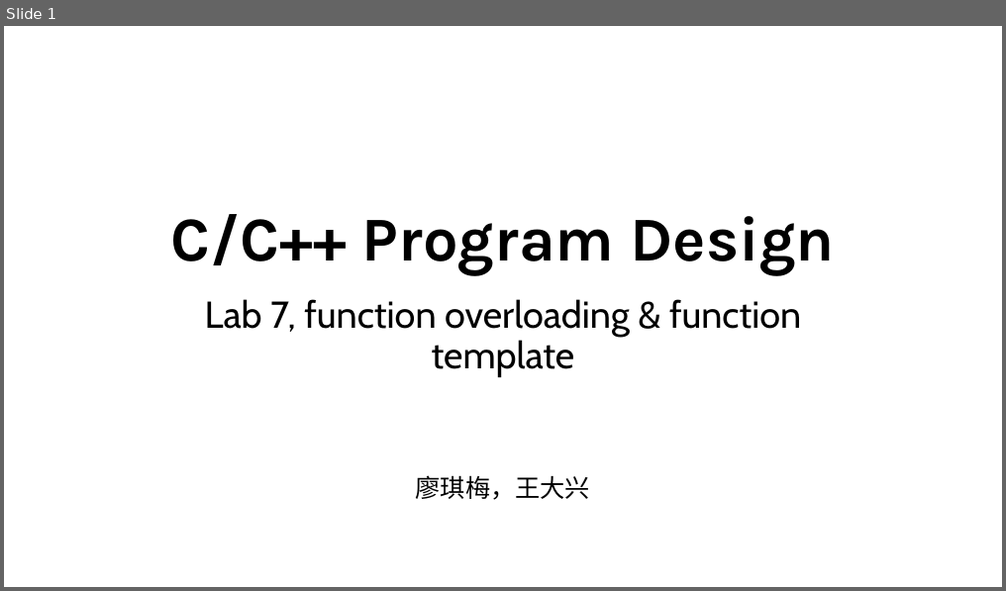
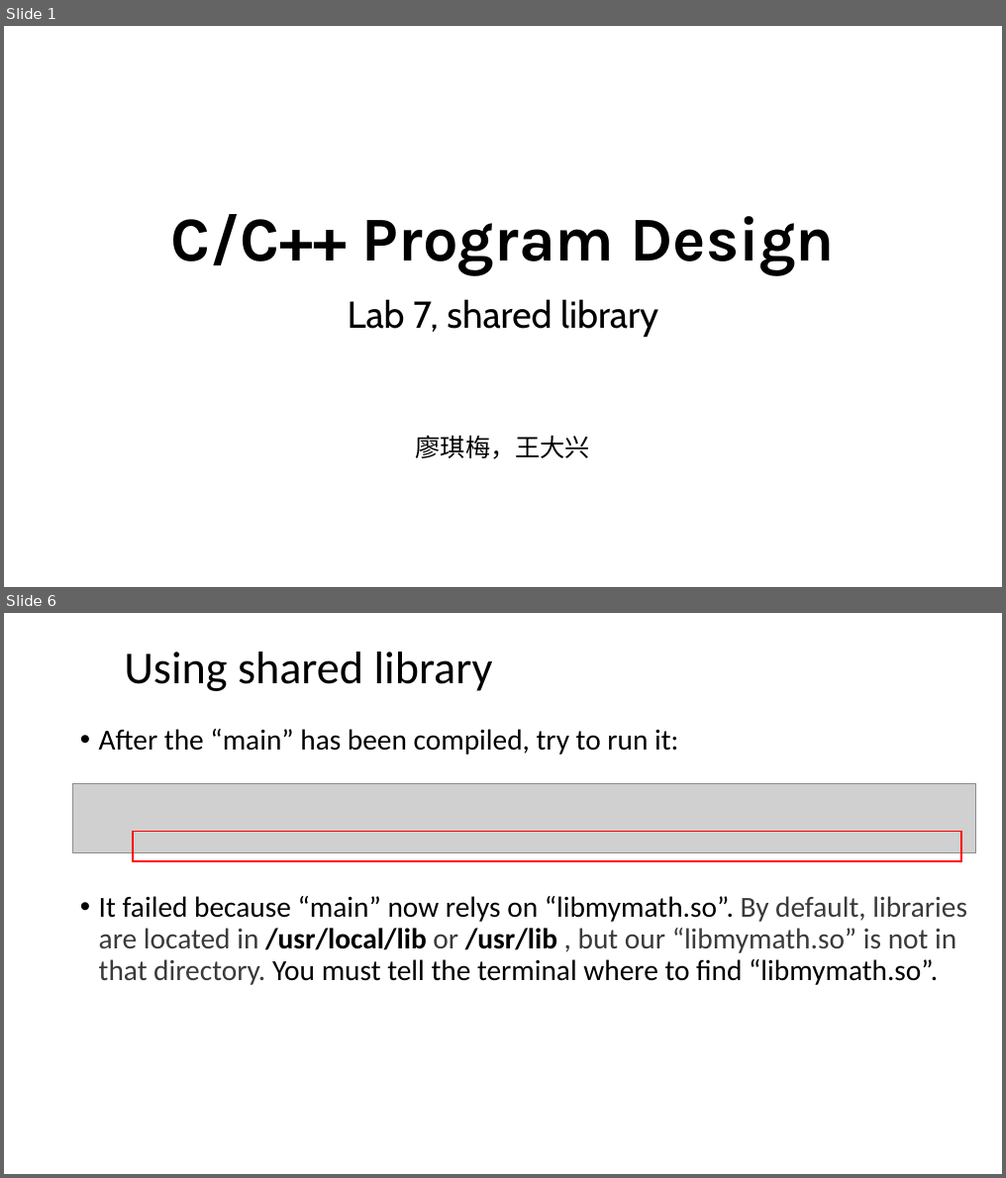
Before and after one commit to ShiqiYu/CPP, a slide deck: week07/Lab07.pptx. Shown one above the other, each under a label of ours: slide 1 before the commit, slides 1 and 6 after it; the slides between them are not shown. The pictures are 1006x591 and 1006x1178 pixels, drawn with LibreOffice and Linux fonts; fonts in the diff are those of the drawing; grey boxes stand for pictures; background and template pictures are left out. Boxes give left, top, right and bottom in pixels: in the first picture for what was removed or moved away, otherwise in the second. Text is boxed around its words. In the diff, an @@ line names an element or a change of style, - is before the commit and + after.

```diff
--- a/week07/Lab07.pptx
+++ b/week07/Lab07.pptx
@@ slide 6 added at [4,613,1002,1174], background #FFFFFF @@
@@ title added at [124,652,493,691], 44 pt, text #000000 @@
+Using shared library
@@ text added at [99,729,967,985], 28 pt, text #000000 @@
+• After the “main” has been compiled, try to run it:
+• It failed because “main” now relys on “libmymath.so”. By default, libraries are located in /usr/local/lib or /usr/lib , but our “libmymath.so” is not in that directory. You must tell the terminal where to find “libmymath.so”.
@@ picture added at [73,783,976,854] @@
@@ rectangle added at [133,832,961,861], outline #FF0000 1.5 pt @@
@@ slide 1 changed as well @@
@@ subtitle at [348,299,658,337]: text changed @@
-Lab 7, function overloading & function template
+Lab 7, shared library
```
Also in this commit, not shown: 3 other slides changed, 6 other slides added, 17 slides removed, 5 other files.
